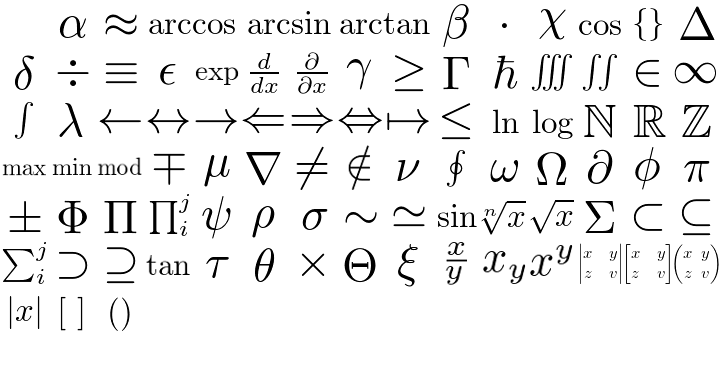
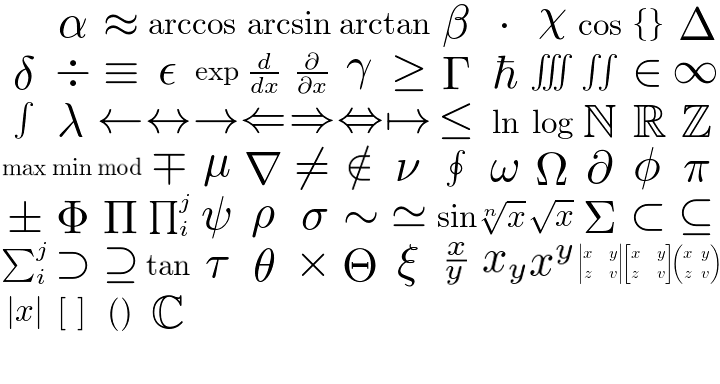
Layer changes from the first 720 x 384 image to the second:
added layer "mathbbc.png" above "parenthasis.png" over box(152, 295, 183, 329)
